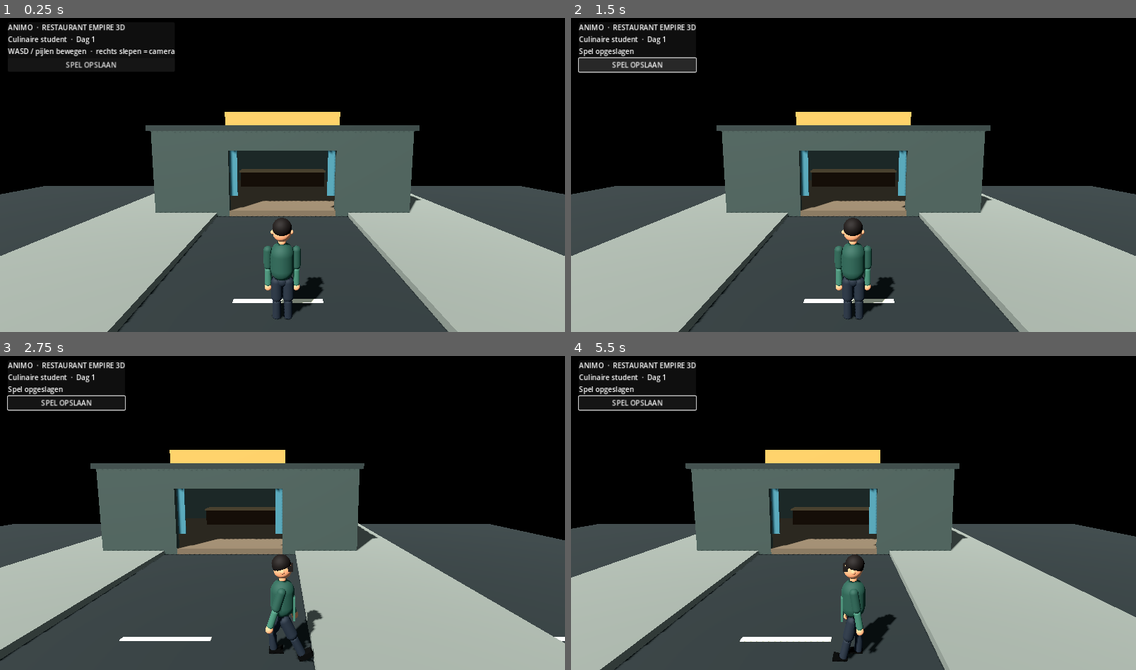
Above: before the commit, frames 1-4 (two rows, left to right).
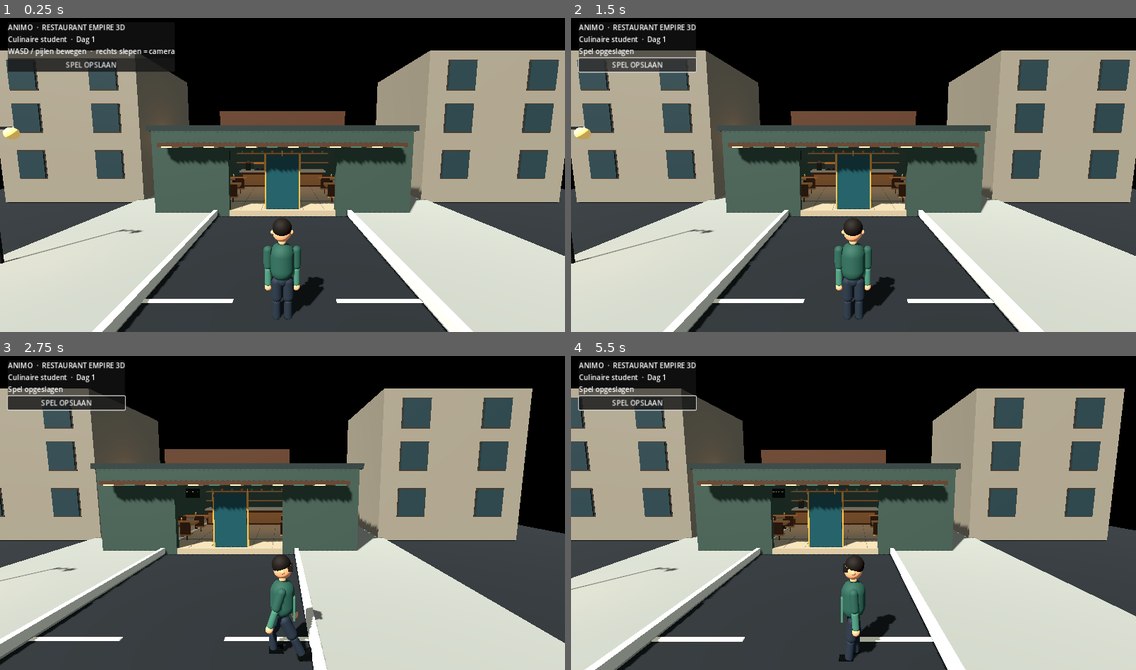
Above: after the commit, the same moments.

Repository: jeroen-hash/restaurant-empire-3d
Game: Godot game, scene res://scenes/main.tscn
Two runs of this game, one before a commit and one after it. Both use one fixed random seed, a clock stepped at 60 frames per second and the inputs below.
Inputs (mouse positions are in pixels of both pictures, inside the frame that each line leads up to):
- Up to frame 1 (0.25 s): no input
- Up to frame 2 (1.5 s): click "SPEL OPSLAAN" at 0.5 s; click "SPEL OPSLAAN" at 1.25 s
- Up to frame 3 (2.75 s): tap Enter at 2 s; move the mouse to (406, 494) at 2.02 s; hold D (move_right) from 2.03 s (still down); click (406, 494) at 2.17 s
- Up to frame 4 (5.5 s): release D (move_right) at 2.75 s; drag from (740, 525) to (825, 575) at 2.77 s; move the mouse to (910, 440) at 3.52 s; hold D (move_right) 3.53-4.25 s; tap Space at 4.25 s; drag from (825, 575) to (684, 462) at 4.27 s; tap Enter at 5 s; move the mouse to (1023, 560) at 5.02 s; hold A (move_left) from 5.03 s (still down)

The runs differ from the first frame. In frame 1, 55% of the frame differs, in the area x 0-100%, y 10-100%; in frame 2, 55%; in frame 3, 50%; in frame 4, 54%.

Commit message:
Build detailed ANIMO cafe interior and street environment

Diff:
--- a/godot/scripts/world_builder.gd
+++ b/godot/scripts/world_builder.gd
@@ -1,26 +1,27 @@
 extends Node3D
 class_name WorldBuilder
-## Eerste speelbare blok: straat, trottoir en een café met een echte deuropening.
+## First detailed environment pass: Belgian street frontage and a furnished ANIMO café.
 
 func _ready() -> void:
 	_build_lighting()
 	_build_street()
 	_build_cafe()
 
-func _material(color: Color, roughness := 0.82) -> StandardMaterial3D:
+func _material(color: Color, roughness := 0.78, metallic := 0.0) -> StandardMaterial3D:
 	var mat := StandardMaterial3D.new()
 	mat.albedo_color = color
 	mat.roughness = roughness
+	mat.metallic = metallic
 	return mat
 
-func _box(parent: Node3D, label: String, pos: Vector3, size: Vector3, color: Color, solid := true) -> MeshInstance3D:
+func _box(parent: Node3D, label: String, pos: Vector3, size: Vector3, color: Color, solid := true, roughness := 0.78) -> MeshInstance3D:
 	var mesh_instance := MeshInstance3D.new()
 	mesh_instance.name = label
 	var box := BoxMesh.new()
 	box.size = size
 	mesh_instance.mesh = box
 	mesh_instance.position = pos
-	mesh_instance.material_override = _material(color)
+	mesh_instance.material_override = _material(color, roughness)
 	parent.add_child(mesh_instance)
 	if solid:
 		var body := StaticBody3D.new()
@@ -34,30 +35,97 @@
 		parent.add_child(body)
 	return mesh_instance
 
+func _cylinder(parent: Node3D, label: String, pos: Vector3, radius: float, height: float, color: Color, sides := 20) -> MeshInstance3D:
+	var node := MeshInstance3D.new()
+	node.name = label
+	var mesh := CylinderMesh.new()
+	mesh.top_radius = radius
+	mesh.bottom_radius = radius
+	mesh.height = height
+	mesh.radial_segments = sides
+	node.mesh = mesh
+	node.position = pos
+	node.material_override = _material(color)
+	parent.add_child(node)
+	return node
+
+func _sphere(parent: Node3D, label: String, pos: Vector3, radius: float, color: Color) -> MeshInstance3D:
+	var node := MeshInstance3D.new()
+	node.name = label
+	var mesh := SphereMesh.new()
+	mesh.radius = radius
+	mesh.height = radius * 2.0
+	mesh.radial_segments = 16
+	mesh.rings = 8
+	node.mesh = mesh
+	node.position = pos
+	node.material_override = _material(color)
+	parent.add_child(node)
+	return node
+
+func _label(parent: Node3D, text_value: String, pos: Vector3, size := 0.34, color := Color(0.94, 0.84, 0.66)) -> void:
+	var label := Label3D.new()
+	label.text = text_value
+	label.position = pos
+	label.font_size = 48
+	label.pixel_size = size / 48.0
+	label.modulate = color
+	label.outline_size = 5
+	label.outline_modulate = Color(0.035, 0.045, 0.04)
+	label.horizontal_alignment = HORIZONTAL_ALIGNMENT_CENTER
+	parent.add_child(label)
+
 func _build_lighting() -> void:
 	var world_environment := WorldEnvironment.new()
 	var environment := Environment.new()
 	environment.background_mode = Environment.BG_SKY
 	environment.sky = Sky.new()
 	environment.ambient_light_source = Environment.AMBIENT_SOURCE_COLOR
-	environment.ambient_light_color = Color(0.62, 0.68, 0.72)
-	environment.ambient_light_energy = 0.55
+	environment.ambient_light_color = Color(0.72, 0.76, 0.78)
+	environment.ambient_light_energy = 0.72
 	environment.tonemap_mode = Environment.TONE_MAPPER_FILMIC
+	environment.reflected_light_source = Environment.REFLECTION_SOURCE_BG
 	world_environment.environment = environment
 	add_child(world_environment)
 
 	var sun := DirectionalLight3D.new()
 	sun.rotation_degrees = Vector3(-48, -32, 0)
-	sun.light_energy = 1.15
+	sun.light_energy = 1.05
 	sun.shadow_enabled = true
+	sun.directional_shadow_max_distance = 38.0
 	add_child(sun)
 
 func _build_street() -> void:
-	_box(self, "Road", Vector3(0, -0.18, 3), Vector3(38, 0.3, 28), Color(0.12, 0.14, 0.14))
-	_box(self, "LeftPavement", Vector3(-5.7, 0.02, 1), Vector3(5.2, 0.28, 26), Color(0.38, 0.39, 0.36))
-	_box(self, "RightPavement", Vector3(5.7, 0.02, 1), Vector3(5.2, 0.28, 26), Color(0.38, 0.39, 0.36))
-	for i in range(7):
-		_box(self, "RoadMarking_%02d" % i, Vector3(-13.0 + i * 4.3, -0.015, 4.5), Vector3(2.0, 0.025, 0.12), Color(0.78, 0.76, 0.65), false)
+	_box(self, "Road", Vector3(0, -0.18, 3), Vector3(42, 0.3, 32), Color(0.105, 0.115, 0.12))
+	_box(self, "LeftPavement", Vector3(-5.7, 0.02, 1), Vector3(5.2, 0.28, 30), Color(0.43, 0.43, 0.40))
+	_box(self, "RightPavement", Vector3(5.7, 0.02, 1), Vector3(5.2, 0.28, 30), Color(0.43, 0.43, 0.40))
+	for i in range(8):
+		_box(self, "RoadMarking_%02d" % i, Vector3(-15.0 + i * 4.3, -0.015, 4.5), Vector3(2.0, 0.025, 0.12), Color(0.82, 0.79, 0.68), false)
+	_box(self, "Curb_Left", Vector3(-3.15, 0.17, 1), Vector3(0.18, 0.25, 30), Color(0.62, 0.61, 0.56))
+	_box(self, "Curb_Right", Vector3(3.15, 0.17, 1), Vector3(0.18, 0.25, 30), Color(0.62, 0.61, 0.56))
+
+	# Street lamps with warm glass housings.
+	for z in [-8.0, 3.0, 14.0]:
+		_cylinder(self, "StreetLampPost", Vector3(-7.8, 2.0, z), 0.055, 4.0, Color(0.075, 0.085, 0.08), 12)
+		_box(self, "StreetLampArm", Vector3(-7.45, 3.85, z), Vector3(0.75, 0.07, 0.07), Color(0.075, 0.085, 0.08), false)
+		var lamp := _sphere(self, "StreetLampGlow", Vector3(-7.08, 3.72, z), 0.16, Color(1.0, 0.76, 0.42))
+		var light := OmniLight3D.new()
+		light.position = Vector3(-7.08, 3.72, z)
+		light.light_color = Color(1.0, 0.72, 0.40)
+		light.light_energy = 0.35
+		light.omni_range = 5.0
+		add_child(light)
+
+	# Restrained Belgian urban frontage opposite the café.
+	for x in [-12.0, 12.0]:
+		var building := Node3D.new()
+		building.position = Vector3(x, 0, -8.0)
+		add_child(building)
+		_box(building, "NeighbourBuilding", Vector3(0, 4.2, -1.0), Vector3(8.0, 8.4, 8.0), Color(0.39, 0.36, 0.31))
+		for floor_y in [2.2, 4.8, 7.1]:
+			for window_x in [-2.2, 2.2]:
+				_box(building, "WindowRecess", Vector3(window_x, floor_y, 3.05), Vector3(1.45, 1.5, 0.08), Color(0.10, 0.16, 0.17), false)
+				_box(building, "WindowFrame", Vector3(window_x, floor_y, 2.98), Vector3(1.58, 1.63, 0.07), Color(0.16, 0.13, 0.10), false)
 
 func _build_cafe() -> void:
 	var cafe := Node3D.new()
@@ -65,16 +133,107 @@
 	cafe.position = Vector3(0, 0, -7.2)
 	add_child(cafe)
 
-	_box(cafe, "InteriorFloor", Vector3(0, 0.13, 0), Vector3(12, 0.26, 10), Color(0.34, 0.29, 0.23))
-	_box(cafe, "BackWall", Vector3(0, 2.0, -4.85), Vector3(12, 4.0, 0.3), Color(0.25, 0.29, 0.27))
-	_box(cafe, "LeftWall", Vector3(-5.85, 2.0, 0), Vector3(0.3, 4.0, 10), Color(0.28, 0.31, 0.29))
-	_box(cafe, "RightWall", Vector3(5.85, 2.0, 0), Vector3(0.3, 4.0, 10), Color(0.28, 0.31, 0.29))
-	_box(cafe, "FrontLeft", Vector3(-4.25, 2.0, 4.85), Vector3(3.5, 4.0, 0.3), Color(0.20, 0.24, 0.22))
-	_box(cafe, "FrontRight", Vector3(4.25, 2.0, 4.85), Vector3(3.5, 4.0, 0.3), Color(0.20, 0.24, 0.22))
-	_box(cafe, "FrontHeader", Vector3(0, 3.55, 4.85), Vector3(5.0, 0.9, 0.3), Color(0.20, 0.24, 0.22))
-	_box(cafe, "Roof", Vector3(0, 4.1, 0), Vector3(12.3, 0.25, 10.3), Color(0.15, 0.18, 0.17))
-	_box(cafe, "Counter", Vector3(0, 0.72, -2.25), Vector3(6.0, 1.15, 1.1), Color(0.20, 0.14, 0.10))
-	_box(cafe, "CounterTop", Vector3(0, 1.34, -2.25), Vector3(6.2, 0.12, 1.2), Color(0.52, 0.43, 0.31))
-	for x in [-3.5, 3.5]:
-		_box(cafe, "WindowGlass", Vector3(x, 2.0, 4.68), Vector3(2.7, 2.2, 0.06), Color(0.22, 0.39, 0.42), false)
-	_box(cafe, "ANIMO_Sign", Vector3(0, 4.5, 4.9), Vector3(5.2, 0.7, 0.25), Color(0.72, 0.48, 0.24), false)
+	var wall := Color(0.17, 0.22, 0.19)
+	var wood := Color(0.24, 0.15, 0.095)
+	var wood_light := Color(0.48, 0.34, 0.21)
+	var brass := Color(0.62, 0.43, 0.20)
+	var glass := Color(0.17, 0.31, 0.32)
+	var tile := Color(0.48, 0.43, 0.35)
+
+	# Shell and tiled floor.
+	_box(cafe, "InteriorFloor", Vector3(0, 0.13, 0), Vector3(12, 0.26, 10), tile)
+	for x in range(-5, 6):
+		_box(cafe, "FloorGroutX", Vector3(float(x), 0.265, 0), Vector3(0.018, 0.006, 9.8), Color(0.31, 0.29, 0.25), false)
+	for z in range(-4, 5):
+		_box(cafe, "FloorGroutZ", Vector3(0, 0.266, float(z)), Vector3(11.8, 0.006, 0.018), Color(0.31, 0.29, 0.25), false)
+	_box(cafe, "BackWall", Vector3(0, 2.0, -4.85), Vector3(12, 4.0, 0.3), wall)
+	_box(cafe, "LeftWall", Vector3(-5.85, 2.0, 0), Vector3(0.3, 4.0, 10), wall)
+	_box(cafe, "RightWall", Vector3(5.85, 2.0, 0), Vector3(0.3, 4.0, 10), wall)
+	_box(cafe, "FrontLeft", Vector3(-4.25, 2.0, 4.85), Vector3(3.5, 4.0, 0.3), wall)
+	_box(cafe, "FrontRight", Vector3(4.25, 2.0, 4.85), Vector3(3.5, 4.0, 0.3), wall)
+	_box(cafe, "FrontHeader", Vector3(0, 3.55, 4.85), Vector3(5.0, 0.9, 0.3), wall)
+	_box(cafe, "Roof", Vector3(0, 4.1, 0), Vector3(12.3, 0.25, 10.3), Color(0.12, 0.15, 0.14))
+
+	# Front windows, frames, double door and brass handle.
+	for x in [-4.25, 4.25]:
+		_box(cafe, "FrontWindowGlass", Vector3(x, 2.0, 4.66), Vector3(2.65, 2.2, 0.035), glass, false, 0.18)
+		for dx in [-1.35, 1.35]:
+			_box(cafe, "WindowFrameVertical", Vector3(x + dx, 2.0, 4.60), Vector3(0.07, 2.36, 0.08), brass, false, 0.36)
+		_box(cafe, "WindowFrameHorizontal", Vector3(x, 0.86, 4.60), Vector3(2.75, 0.07, 0.08), brass, false, 0.36)
+		_box(cafe, "WindowFrameHorizontal", Vector3(x, 3.14, 4.60), Vector3(2.75, 0.07, 0.08), brass, false, 0.36)
+	_box(cafe, "DoorGlass", Vector3(0, 1.45, 4.66), Vector3(1.55, 2.75, 0.035), Color(0.12, 0.24, 0.25), false, 0.16)
+	_box(cafe, "DoorFrameLeft", Vector3(-0.82, 1.45, 4.59), Vector3(0.08, 2.9, 0.09), brass, false, 0.34)
+	_box(cafe, "DoorFrameRight", Vector3(0.82, 1.45, 4.59), Vector3(0.08, 2.9, 0.09), brass, false, 0.34)
+	_box(cafe, "DoorHandle", Vector3(0.62, 1.35, 4.51), Vector3(0.035, 0.36, 0.05), brass, false, 0.28)
+
+	# Exterior canopy, sign and warm wall lights.
+	_box(cafe, "Awning", Vector3(0, 3.36, 5.25), Vector3(10.8, 0.16, 1.0), wood, false)
+	for i in range(12):
+		_box(cafe, "AwningStripe", Vector3(-5.0 + i * 0.91, 3.27, 5.27), Vector3(0.46, 0.08, 0.96), Color(0.64, 0.57, 0.42) if i % 2 == 0 else Color(0.19, 0.29, 0.24), false)
+	_box(cafe, "ANIMO_SignBoard", Vector3(0, 4.48, 5.02), Vector3(5.6, 0.72, 0.20), wood, false)
+	_label(cafe, "ANIMO  CAFE", Vector3(0, 4.42, 4.89), 0.35)
+	for x in [-4.9, 4.9]:
+		_box(cafe, "WallLightBase", Vector3(x, 2.9, 4.57), Vector3(0.22, 0.35, 0.12), brass, false)
+		var glow := _sphere(cafe, "WallLight", Vector3(x, 2.86, 4.48), 0.10, Color(1.0, 0.72, 0.40))
+		var warm := OmniLight3D.new()
+		warm.position = glow.position
+		warm.light_color = Color(1.0, 0.67, 0.36)
+		warm.light_energy = 0.42
+		warm.omni_range = 3.2
+		cafe.add_child(warm)
+
+	# Service counter with a stone top, brass foot rail and equipment.
+	_box(cafe, "CounterBody", Vector3(0, 0.72, -2.25), Vector3(6.0, 1.15, 1.1), wood)
+	_box(cafe, "CounterFrontPanel", Vector3(0, 0.74, -1.68), Vector3(5.7, 0.78, 0.035), wood_light, false)
+	_box(cafe, "CounterTop", Vector3(0, 1.34, -2.25), Vector3(6.2, 0.12, 1.2), Color(0.47, 0.48, 0.43), false, 0.25)
+	_cylinder(cafe, "FootRail", Vector3(0, 0.24, -1.54), 0.025, 5.4, brass, 16)
+	_box(cafe, "EspressoMachineBase", Vector3(-1.45, 1.63, -2.35), Vector3(1.25, 0.52, 0.62), Color(0.19, 0.21, 0.20), false, 0.24)
+	_box(cafe, "EspressoMachineTop", Vector3(-1.45, 1.92, -2.35), Vector3(1.30, 0.08, 0.66), brass, false, 0.28)
+	for x in [-1.8, -1.45, -1.1]:
+		_cylinder(cafe, "CoffeeGroup", Vector3(x, 1.50, -1.99), 0.08, 0.10, Color(0.10, 0.11, 0.10), 16)
+	_box(cafe, "CoffeeGrinder", Vector3(-2.55, 1.62, -2.35), Vector3(0.34, 0.58, 0.34), Color(0.12, 0.13, 0.12), false, 0.25)
+	_cylinder(cafe, "GrinderHopper", Vector3(-2.55, 1.98, -2.35), 0.14, 0.18, Color(0.26, 0.23, 0.18), 16)
+
+	# Bottle and glass shelves against the rear wall.
+	_box(cafe, "BackShelf", Vector3(0, 2.5, -4.55), Vector3(7.5, 0.10, 0.42), wood_light, false)
+	_box(cafe, "BackShelfLower", Vector3(0, 1.78, -4.55), Vector3(7.5, 0.10, 0.42), wood_light, false)
+	for i in range(9):
+		var x := -3.3 + float(i) * 0.82
+		_cylinder(cafe, "Bottle_%02d" % i, Vector3(x, 2.82, -4.55), 0.085, 0.42, Color(0.20, 0.34, 0.25) if i % 2 == 0 else Color(0.48, 0.28, 0.13), 12)
+		_cylinder(cafe, "BottleNeck_%02d" % i, Vector3(x, 3.07, -4.55), 0.035, 0.12, Color(0.20, 0.34, 0.25), 12)
+
+	# Four dining tables with chairs and tabletop details.
+	for row in range(2):
+		for col in range(2):
+			var x := -3.2 + float(col) * 6.4
+			var z := 0.0 + float(row) * 2.45
+			_cylinder(cafe, "TablePedestal", Vector3(x, 0.57, z), 0.10, 1.0, Color(0.12, 0.12, 0.11), 16)
+			_box(cafe, "TableTop", Vector3(x, 1.08, z), Vector3(1.65, 0.12, 0.95), wood_light, false)
+			for cx in [-0.55, 0.55]:
+				_cylinder(cafe, "ChairLeg", Vector3(x + cx, 0.30, z + 0.78), 0.035, 0.58, wood, 10)
+				_box(cafe, "ChairSeat", Vector3(x + cx, 0.60, z + 0.78), Vector3(0.52, 0.10, 0.48), wood_light, false)
+				_box(cafe, "ChairBack", Vector3(x + cx, 0.94, z + 0.98), Vector3(0.52, 0.62, 0.09), wood, false)
+			_cylinder(cafe, "TableCandle", Vector3(x, 1.23, z), 0.045, 0.16, brass, 12)
+			_sphere(cafe, "CandleFlame", Vector3(x, 1.34, z), 0.035, Color(1.0, 0.72, 0.32))
+
+	# Ceiling pendants with warm light pools.
+	for x in [-3.0, 0.0, 3.0]:
+		_cylinder(cafe, "PendantCable", Vector3(x, 3.55, -0.5), 0.018, 0.85, Color(0.08, 0.08, 0.07), 8)
+		_cylinder(cafe, "PendantShade", Vector3(x, 3.10, -0.5), 0.24, 0.16, brass, 20)
+		var pendant_light := OmniLight3D.new()
+		pendant_light.position = Vector3(x, 2.98, -0.5)
+		pendant_light.light_color = Color(1.0, 0.73, 0.48)
+		pendant_light.light_energy = 0.55
+		pendant_light.omni_range = 5.0
+		cafe.add_child(pendant_light)
+
+	# Plants soften the corners without blocking the entrance.
+	for x in [-5.0, 5.0]:
+		_cylinder(cafe, "Planter", Vector3(x, 0.43, 3.45), 0.38, 0.72, Color(0.22, 0.16, 0.12), 20)
+		_sphere(cafe, "PlantCanopy", Vector3(x, 1.15, 3.45), 0.62, Color(0.12, 0.25, 0.16))
+		_sphere(cafe, "PlantCanopyTop", Vector3(x + 0.18, 1.55, 3.4), 0.38, Color(0.16, 0.31, 0.19))
+
+	# Wall art, trim and service details.
+	_box(cafe, "MenuBoard", Vector3(-4.9, 2.65, -4.62), Vector3(1.15, 1.25, 0.08), Color(0.055, 0.075, 0.065), false)
+	_label(cafe, "MENU", Vector3(-4.9, 2.86, -4.55), 0.17)
+	_label(cafe, "KOFFIE  •  LUNCH  •  TAART", Vector3(-4.9, 2.48, -4.54), 0.075, Color(0.83, 0.76, 0.61))
